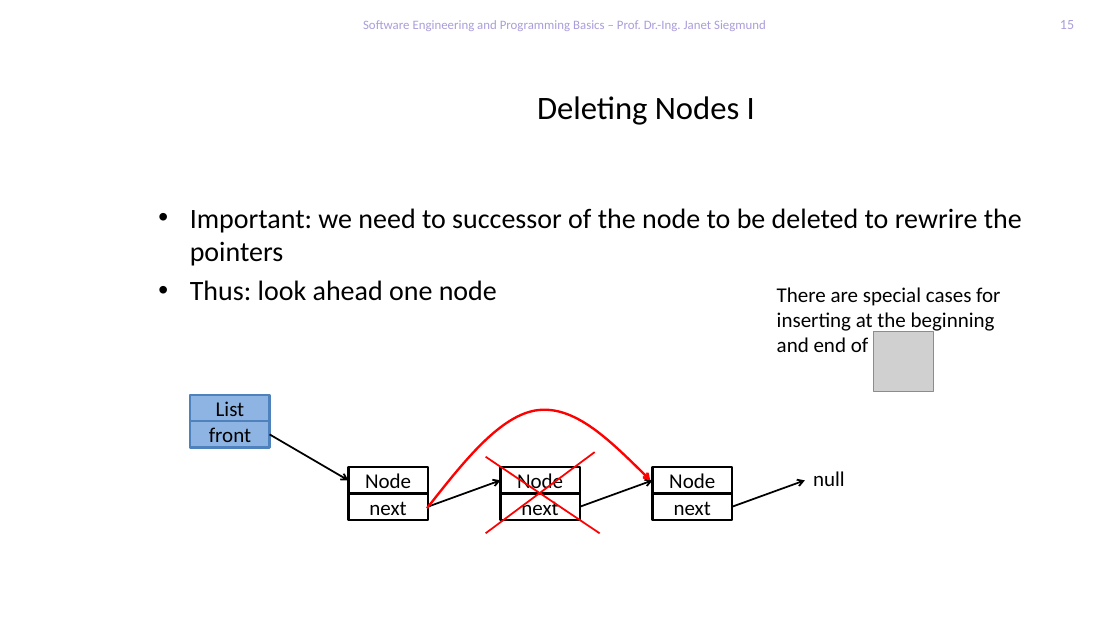
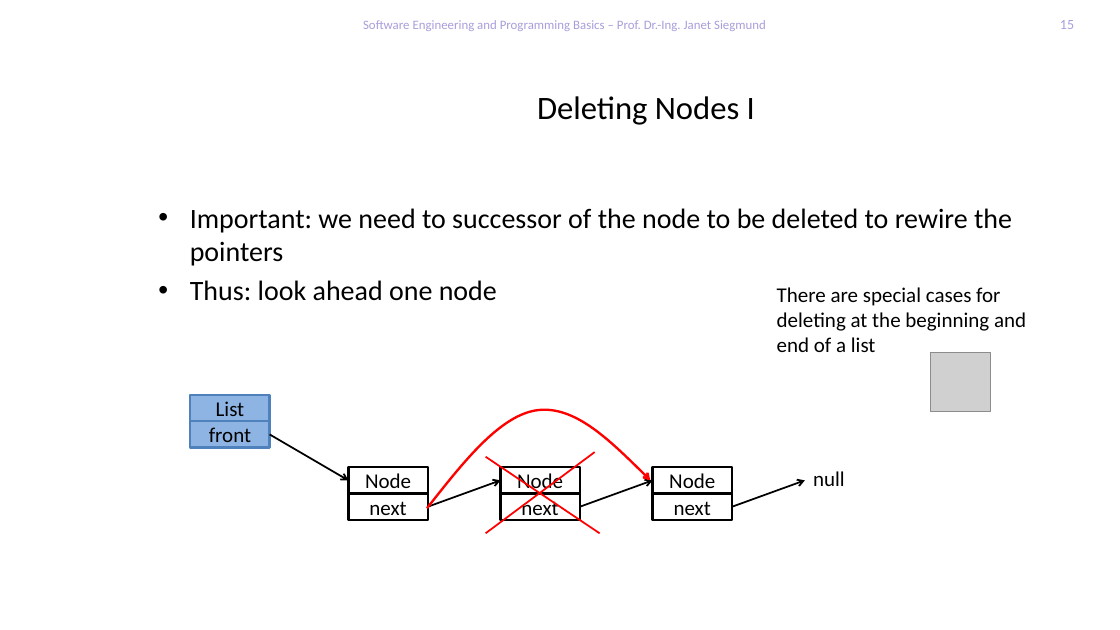
Before and after one commit to feigensp/lehre, a slide deck: slide 15 of se_prog/slides/08_ListsStacksQueues.pptx. Drawn at 1120x630 pixels with LibreOffice and Linux fonts; fonts in the diff are those of the drawing; grey boxes stand for pictures; background and template pictures are left out. Boxes give left, top, right and bottom in pixels: in the first picture for what was removed or moved away, otherwise in the second. Text is boxed around its words. In the diff, an @@ line names an element or a change of style, - is before the commit and + after.

```diff
--- a/se_prog/slides/08_ListsStacksQueues.pptx
+++ b/se_prog/slides/08_ListsStacksQueues.pptx
@@ text at <box>190,208,1012,266</box>: text changed @@
-• Important: we need to successor of the node to be deleted to rewrire the pointers
+• Important: we need to successor of the node to be deleted to rewire the pointers
@@ text at <box>777,287,1026,352</box>: text changed @@
-There are special cases for inserting at the beginning and end of a list
+There are special cases for deleting at the beginning and end of a list
@@ picture: place and size @@
-picture at <box>874,332,933,392</box>
+picture at <box>931,353,991,413</box>
```
Also in this commit, not shown: 8 other slides changed, 2 slides added, 4 slides removed, 7 other files.
